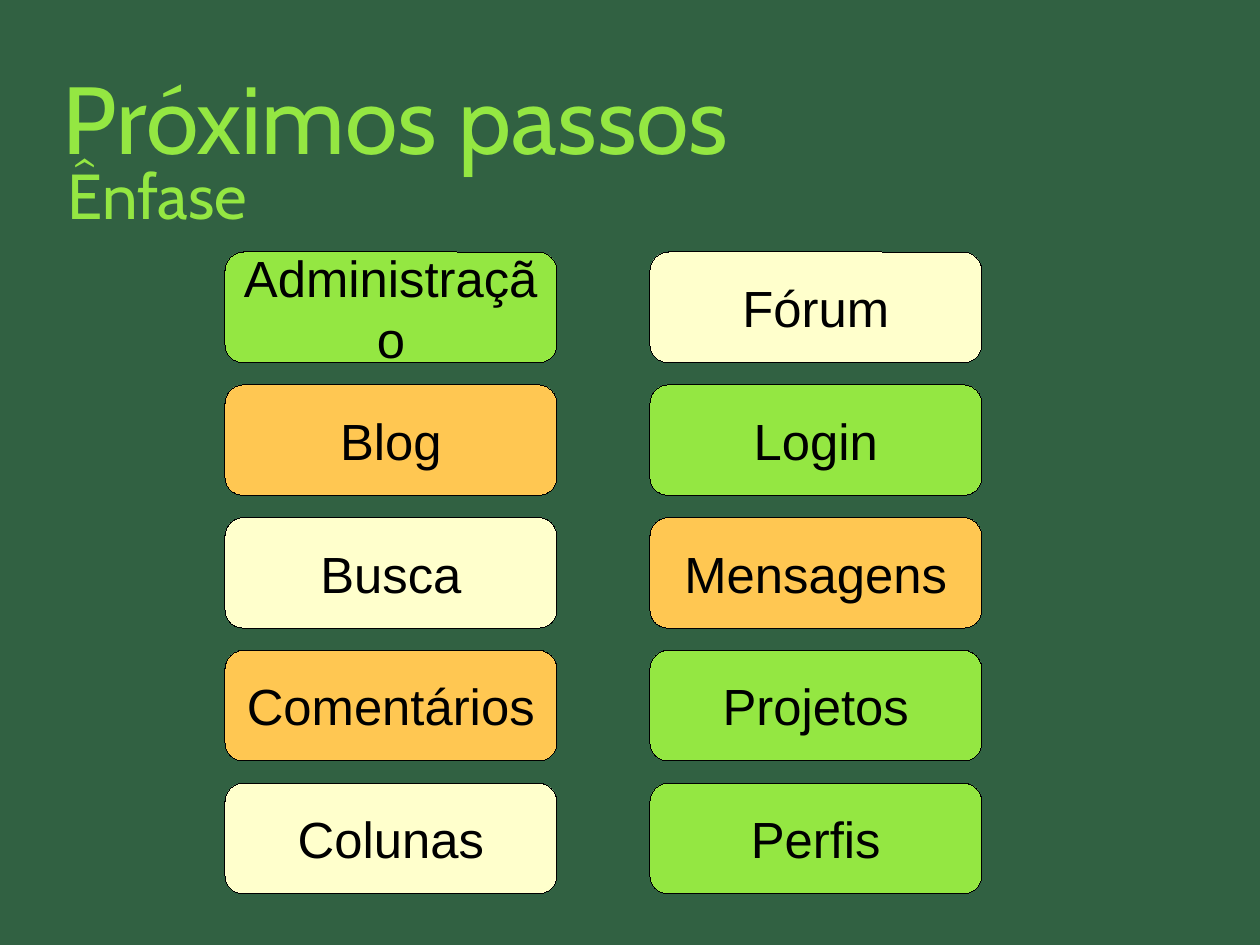
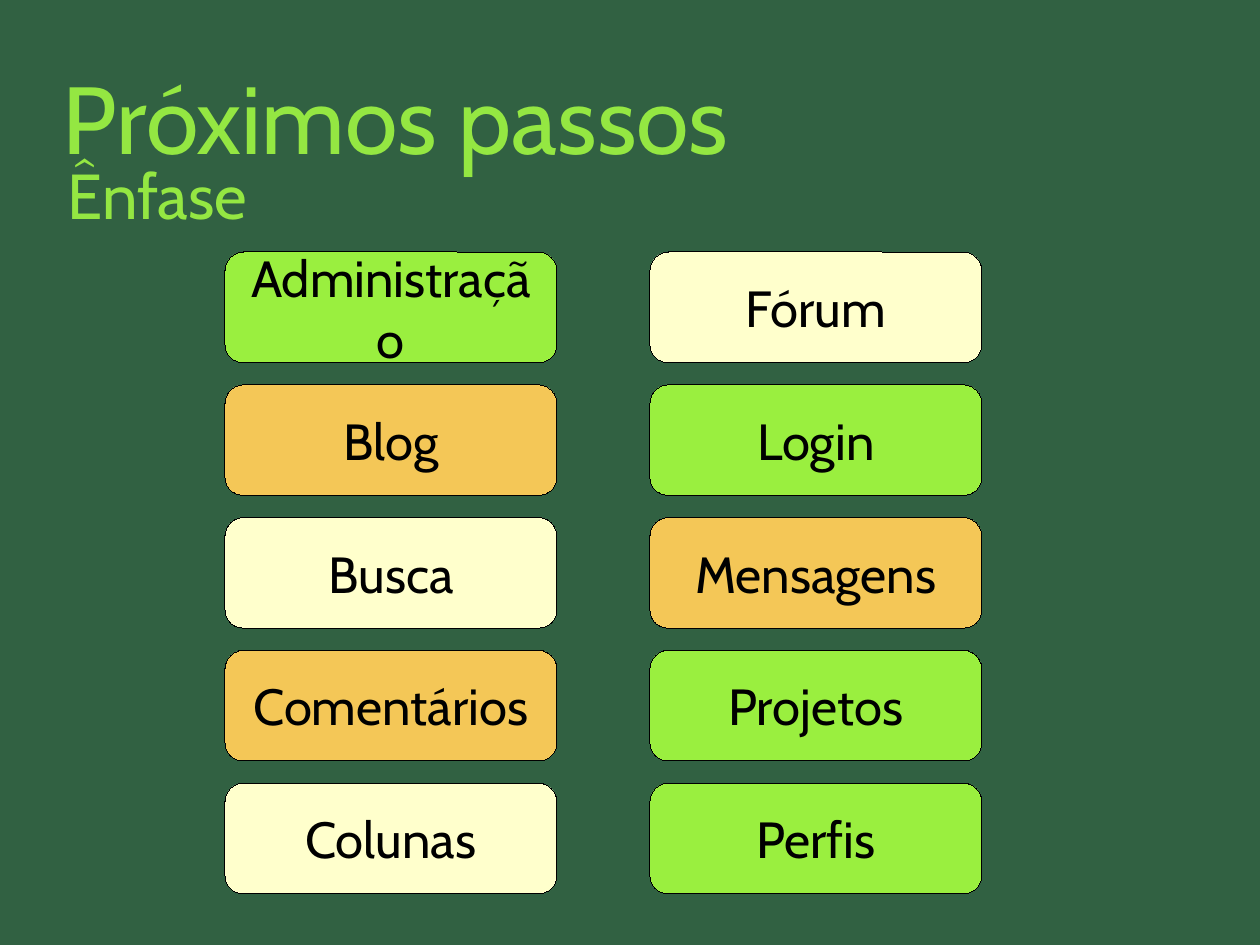
Before and after one commit to nathaliaspatricio/febracev, a slide deck: slide 36 of doc/atividades_psi/apresentacao_psi.odp. Drawn at 1260x945 pixels with LibreOffice and Linux fonts; fonts in the diff are those of the drawing. Boxes give left, top, right and bottom in pixels: in the first picture for what was removed or moved away, otherwise in the second. Text is boxed around its words. In the diff, an @@ line names an element or a change of style, - is before the commit and + after.

```diff
--- a/doc/atividades_psi/apresentacao_psi.odp
+++ b/doc/atividades_psi/apresentacao_psi.odp
@@ font Arial to Cabin in 3 elements at bbox=[225, 518, 557, 629], bbox=[225, 783, 557, 894], bbox=[651, 252, 982, 362] @@
@@ font Arial to Cabin; fill #FFC752 to #F4C757 in 3 elements at bbox=[225, 385, 557, 496], bbox=[225, 651, 557, 761], bbox=[651, 518, 982, 629] @@
@@ font Arial to Cabin; fill #94E742 to #9AEF3F in 4 elements at bbox=[225, 252, 557, 362], bbox=[651, 385, 982, 496], bbox=[651, 651, 982, 761], bbox=[651, 783, 982, 894] @@
```
Also in this commit, not shown: 9 other slides changed.
